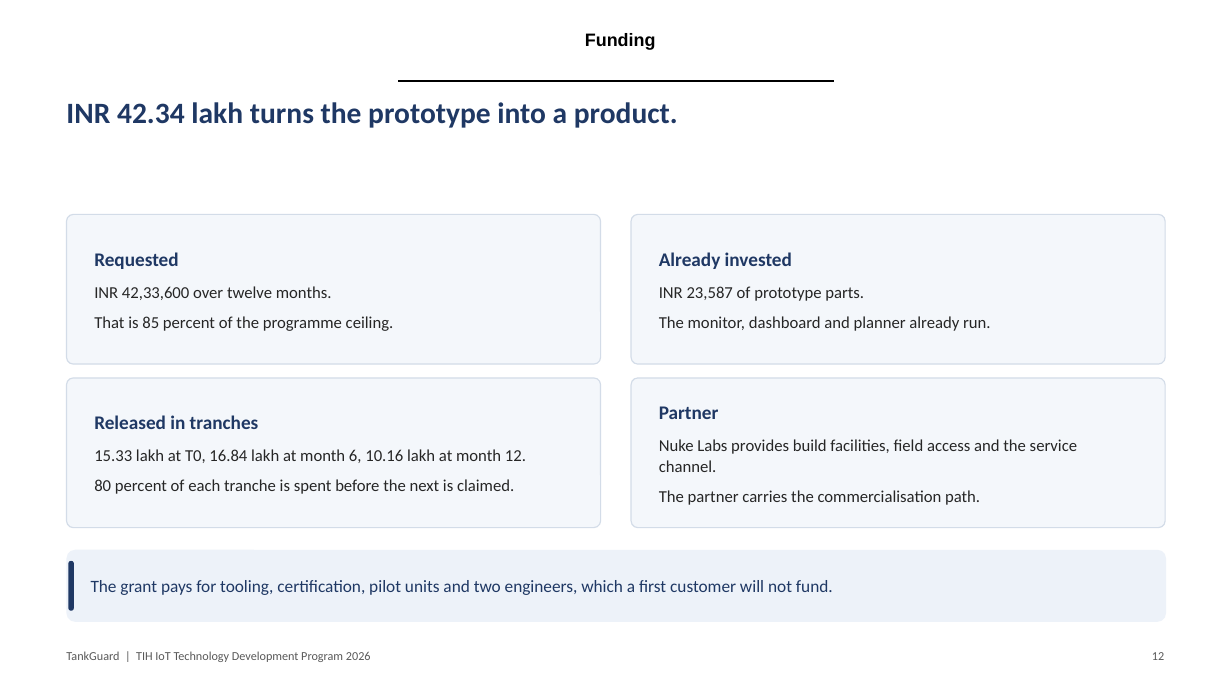
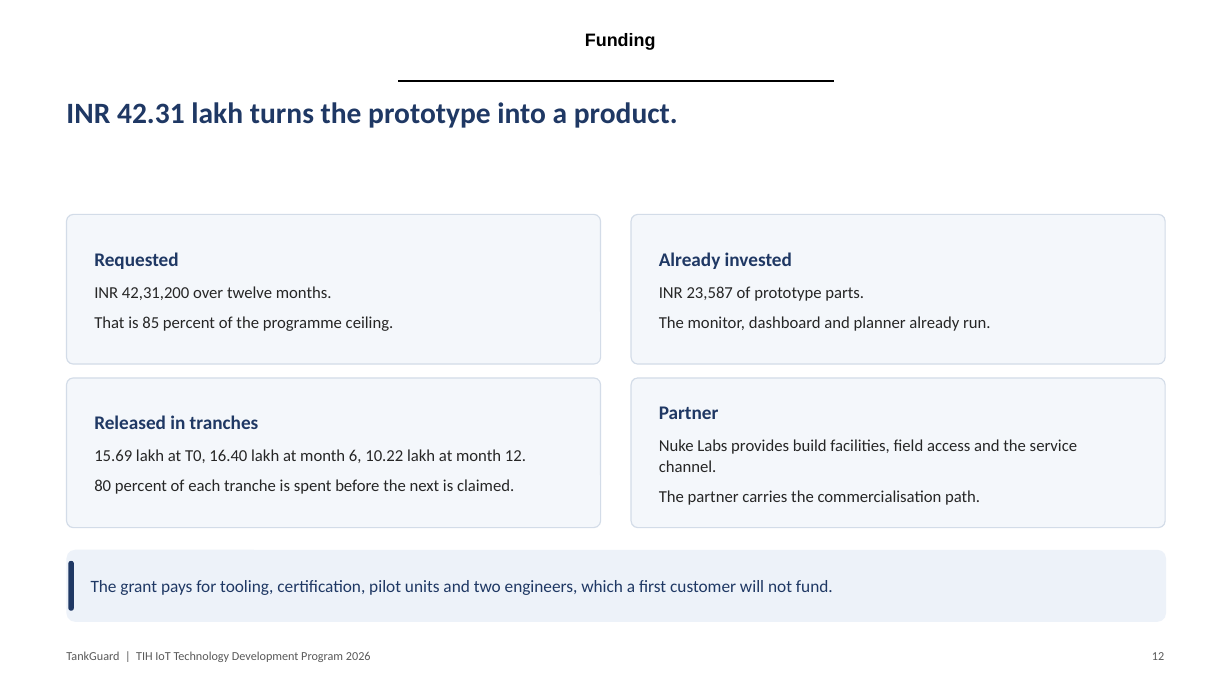
Before and after one commit to adithya-in/tankguard, a slide deck: slide 12 of docs/office/TankGuard_Presentation.pptx. Drawn at 1232x693 pixels with LibreOffice and Linux fonts; fonts in the diff are those of the drawing; background and template pictures are left out. Boxes give left, top, right and bottom in pixels: in the first picture for what was removed or moved away, otherwise in the second. Text is boxed around its words. In the diff, an @@ line names an element or a change of style, - is before the commit and + after.

Commit message:
docs(office): cap the faculty fee at 3 lakh and move the balance into R&D
The faculty fee was 7.06 lakh at the 20 percent cap. It is now 3.00 lakh, and the released amount buys equipment and consumables: reference instruments for the R&D bench (2.4 lakh) and five more pilot sets (0.8 lakh).

Because contingency and overhead are percentages, redirecting the fee also moves those two heads. The grand total falls by 2,400 to 42,31,200, and the tranches are recomputed so every head still sums across the three phases.

```diff
--- a/docs/office/TankGuard_Presentation.pptx
+++ b/docs/office/TankGuard_Presentation.pptx
@@ text at box(66, 102, 678, 128): text changed @@
-INR 42.34 lakh turns the prototype into a product.
+INR 42.31 lakh turns the prototype into a product.
@@ text at box(94, 286, 332, 300): text changed @@
-INR 42,33,600 over twelve months.
+INR 42,31,200 over twelve months.
@@ text at box(94, 449, 526, 463): text changed @@
-15.33 lakh at T0, 16.84 lakh at month 6, 10.16 lakh at month 12.
+15.69 lakh at T0, 16.40 lakh at month 6, 10.22 lakh at month 12.
```
Also in this commit, not shown: 3 other slides changed, 3 other files.
